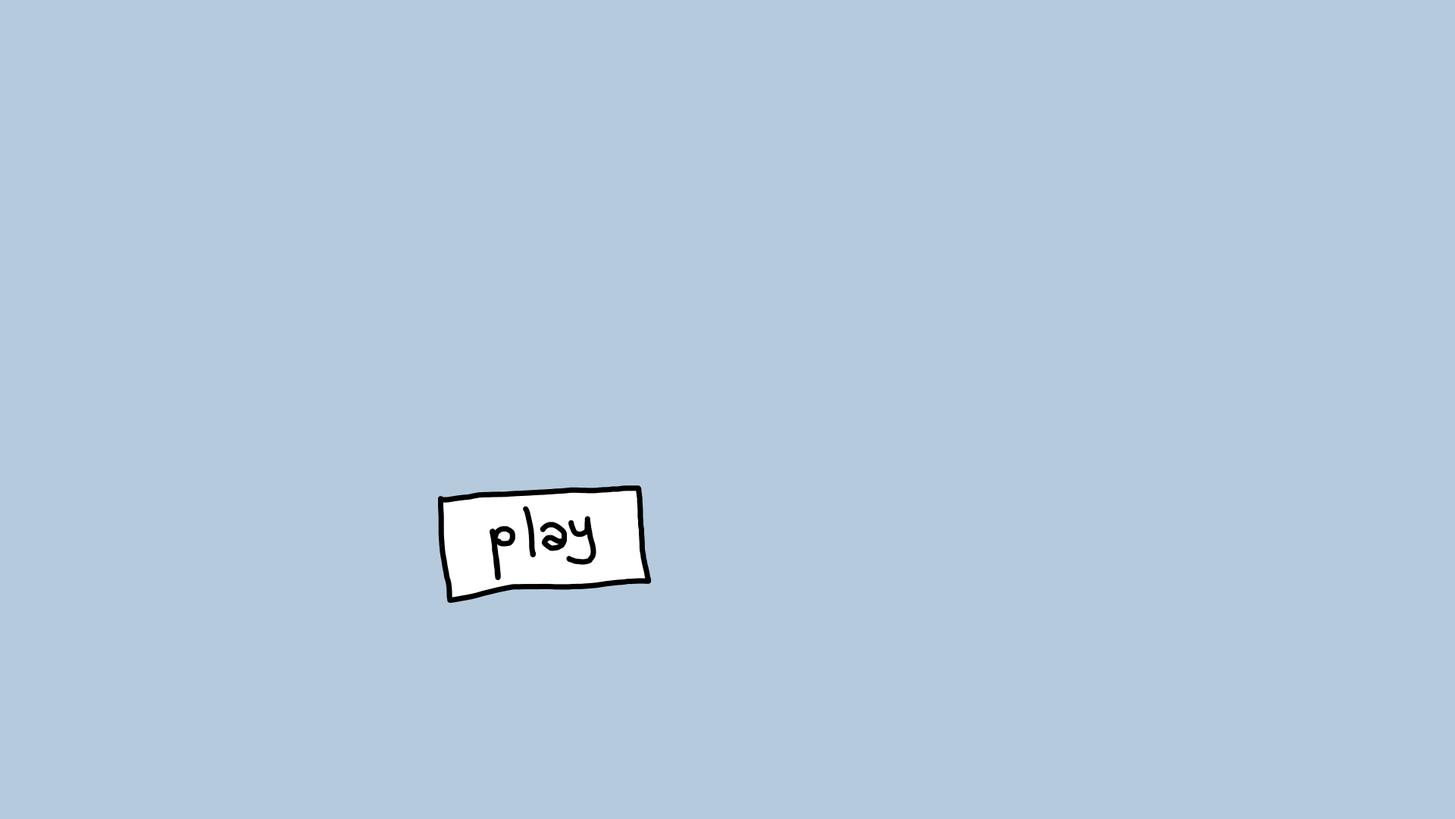
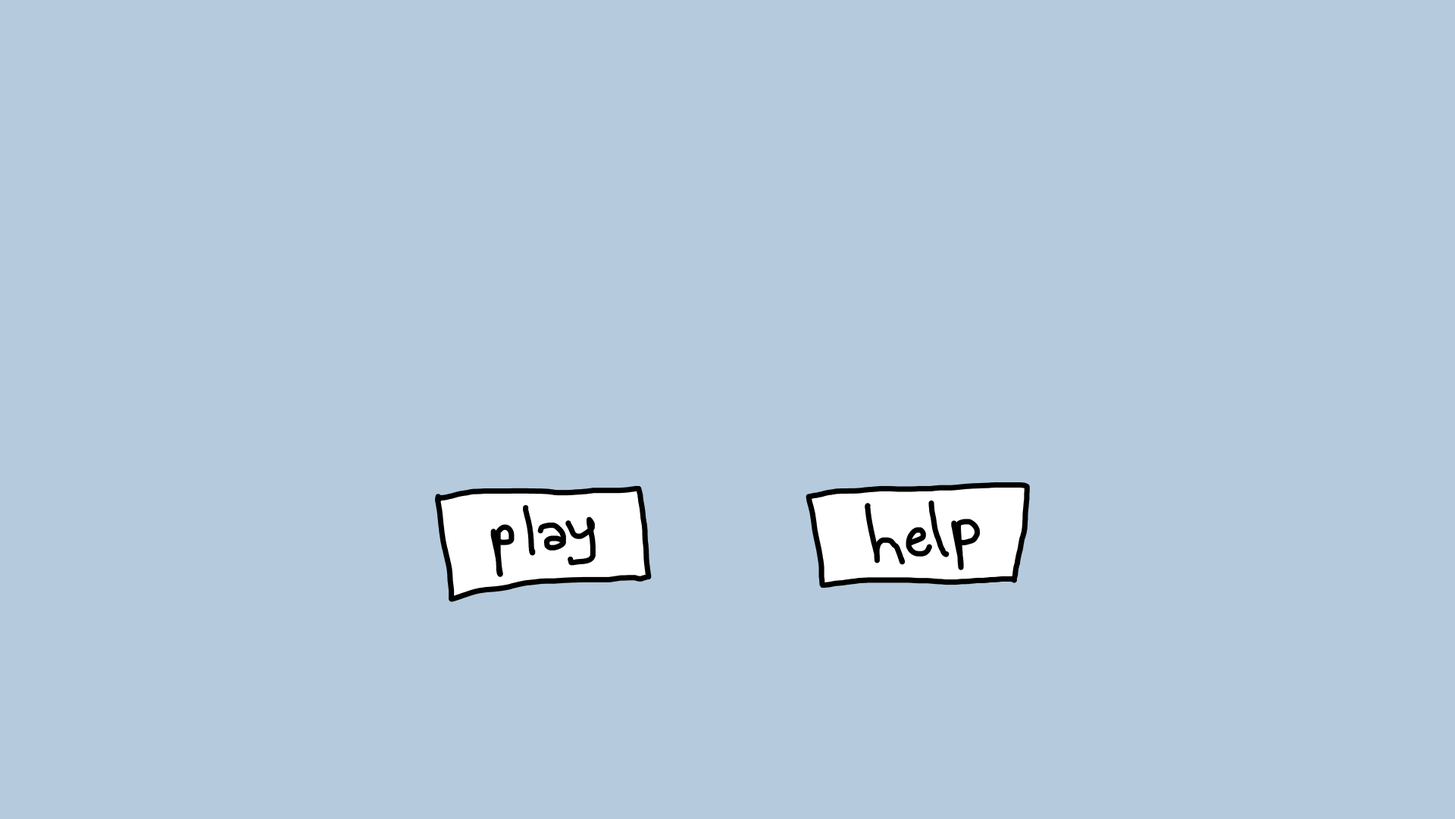
Layer changes from the first 1455x819 image to the second:
showed "help1" over [805,482,1031,589]
added layer "Paint Layer 3" above "play2" over [805,482,1031,589]
hid "play2" over [436,484,659,604]
hid "Paint Layer 2" over [432,484,659,604]
showed "play1" over [432,484,659,604]
